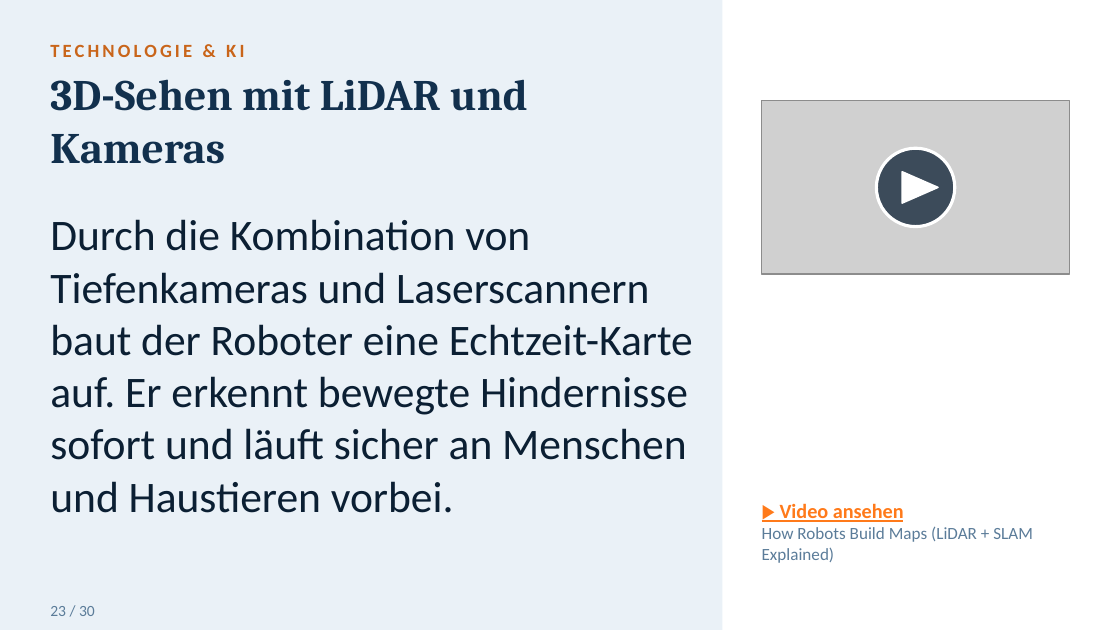
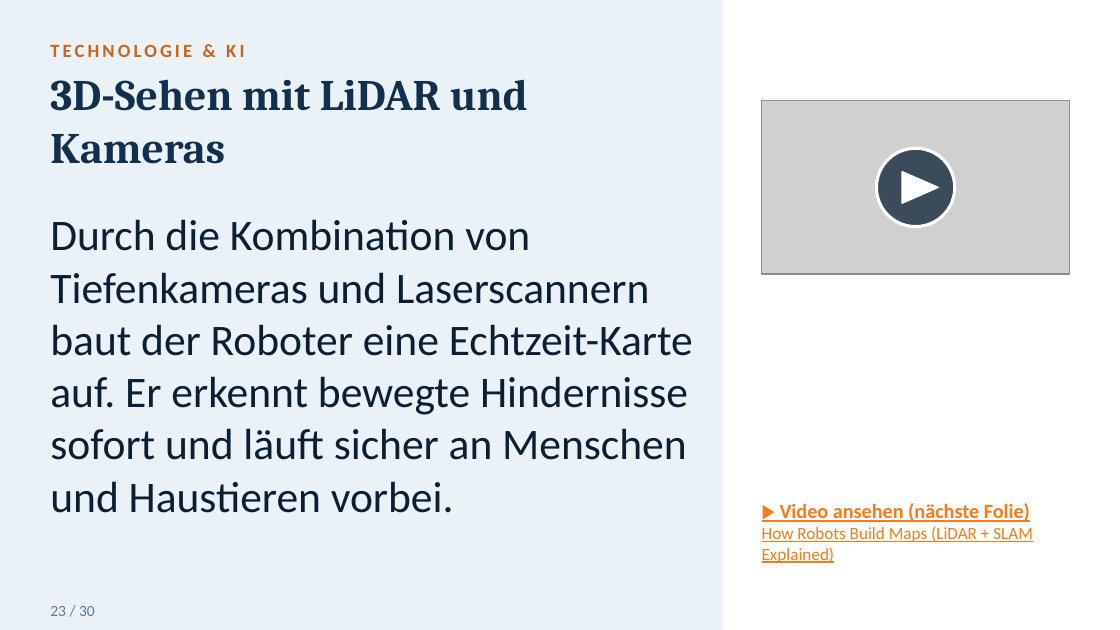
Before and after one commit to toshkaraf/tagesf-rderst-tte, a slide deck: slide 34 of Humanoide_Roboter_gross.pptx (slide 24 before the commit). Drawn at 1120x630 pixels with LibreOffice and Linux fonts; fonts in the diff are those of the drawing; grey boxes stand for pictures. Boxes give left, top, right and bottom in pixels: in the first picture for what was removed or moved away, otherwise in the second. Text is boxed around its words. In the diff, an @@ line names an element or a change of style, - is before the commit and + after.

```diff
--- a/Humanoide_Roboter_gross.pptx
+++ b/Humanoide_Roboter_gross.pptx
@@ text at (780,503,1030,522): text changed @@
-▶ Video ansehen
+▶ Video ansehen (nächste Folie)
@@ text at (762,526,1033,563): text colour #5B7C99 to #FF7A1A, underline on in "How Robots Build Maps (LiDAR + SLAM ..." @@
```
Also in this commit, not shown: 17 other slides changed, 18 slides added, 6 other files.
